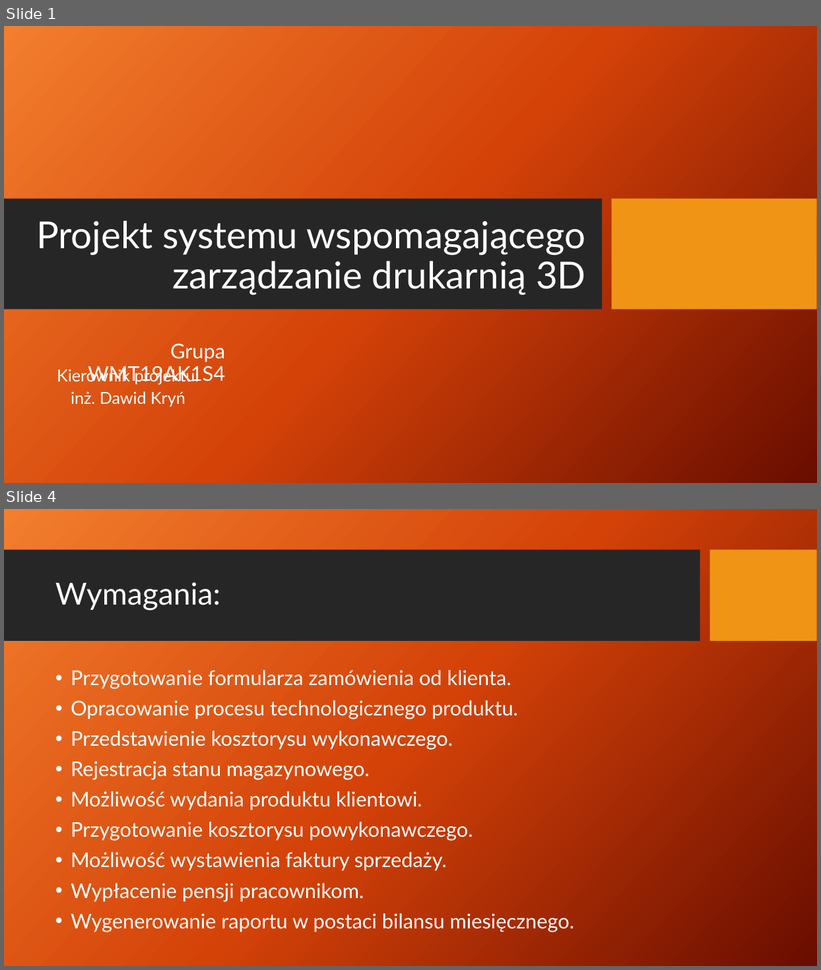
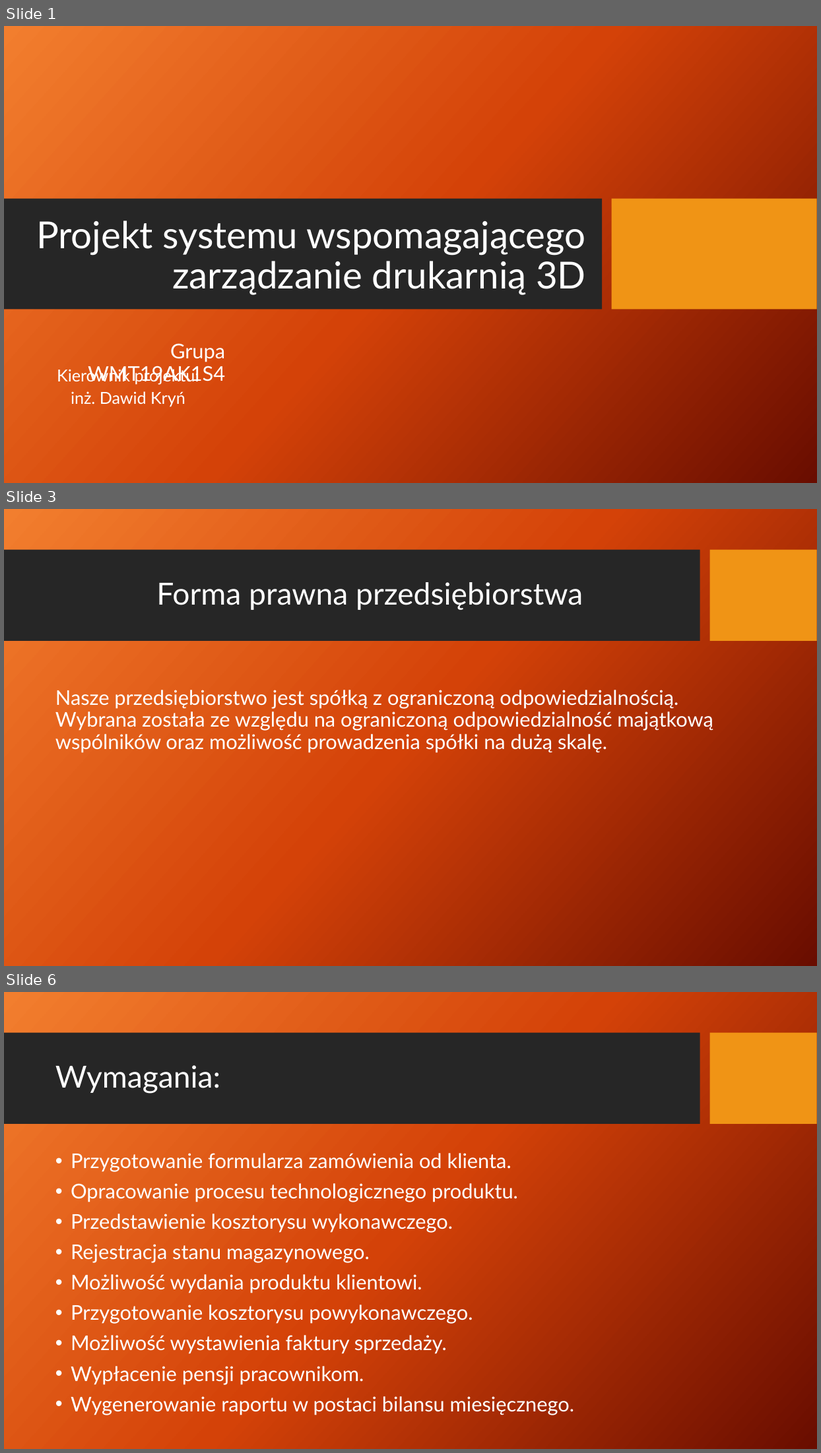
Before and after one commit to rudnickirobert/KWZP2021, a slide deck: Prezentacja_29.04.pptx. Shown one above the other, each under a label of ours: slides 1 and 4 before the commit, slides 1, 3 and 6 after it; the slides between them are not shown. The pictures are 821x970 and 821x1453 pixels, drawn with LibreOffice and Linux fonts; fonts in the diff are those of the drawing; background and template pictures are left out. Boxes give left, top, right and bottom in pixels: in the first picture for what was removed or moved away, otherwise in the second. Text is boxed around its words. In the diff, an @@ line names an element or a change of style, - is before the commit and + after.

```diff
--- a/Prezentacja_29.04.pptx
+++ b/Prezentacja_29.04.pptx
@@ slide 3 added at <box>4,509,817,966</box>, background picture (left out); not listed: 2 template elements that a slide beside it also shows @@
@@ title added at <box>156,582,583,610</box>, 36 pt, text #FFFFFF @@
+Forma prawna przedsiębiorstwa
@@ text added at <box>55,690,714,753</box>, 24 pt, text #FFFFFF @@
+Nasze przedsiębiorstwo jest spółką z ograniczoną odpowiedzialnością. Wybrana została ze względu na ograniczoną odpowiedzialność majątkową wspólników oraz możliwość prowadzenia spółki na dużą skalę.
@@ what was slide 4 is now slide 6 @@
```
Also in this commit, not shown: 6 slides changed, 1 other slide added.
